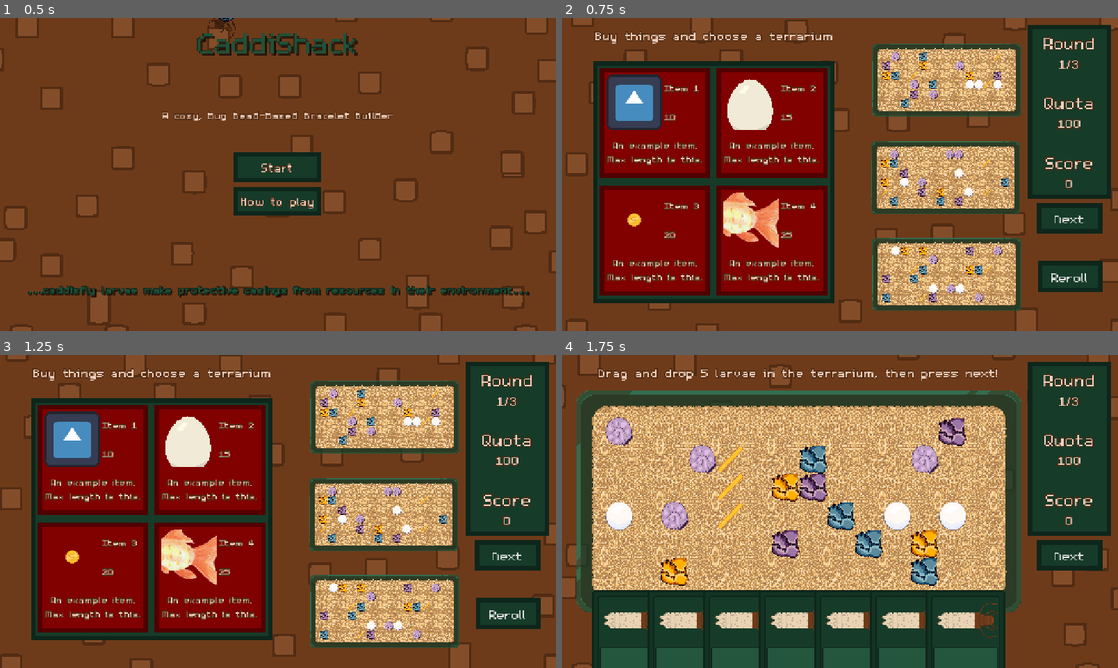
Above: before the commit, frames 1-4 (two rows, left to right).
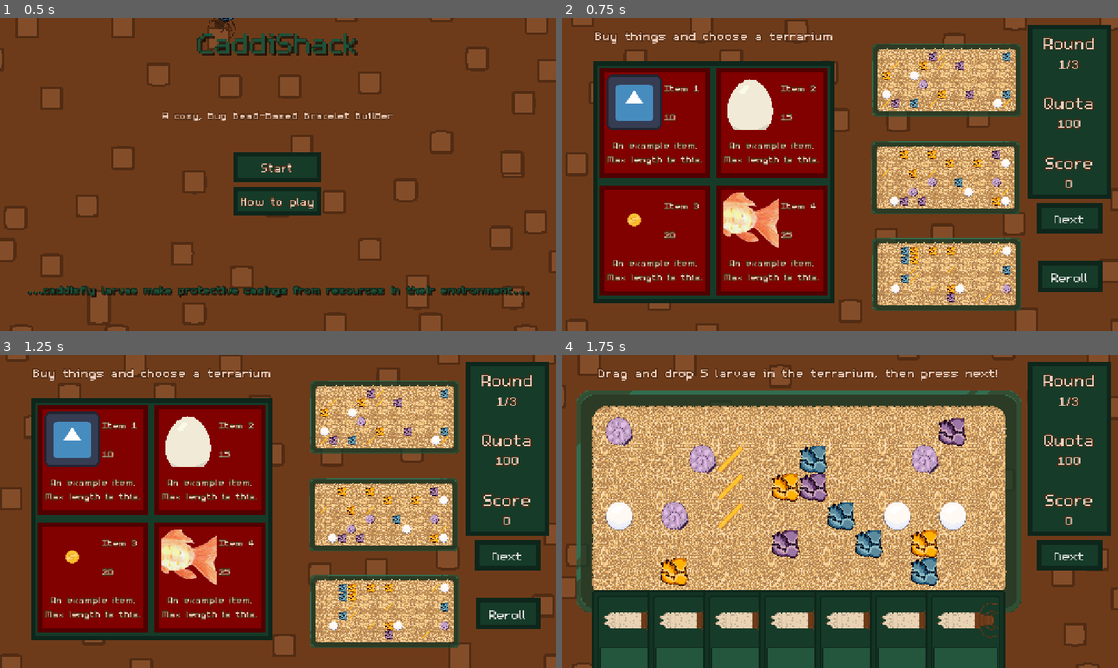
Above: after the commit, the same moments.

Repository: Splashy-Inc/caddishack
Game: Godot game, scene res://SCENES/screen_manager.tscn
Two runs of this game, one before a commit and one after it. Both use one fixed random seed, a clock stepped at 60 frames per second and the inputs below. The engine's default icon, where the game draws it, is replaced by a stand-in: a white triangle on a blue panel in a dark square.
Inputs:
- Up to frame 1 (0.5 s): no input
- Up to frame 2 (0.75 s): click "Start" at 0.5 s
- Up to frame 3 (1.25 s): no input
- Up to frame 4 (1.75 s): click "Next" at 1.25 s

Frame 1 is identical in both runs. In frame 2, 3.1% of the frame differs, in the area x 57-81%, y 10-91%; in frame 3, 3.1%; in frame 4, nothing differs.

Commit message:
Weighted randomized terrariums

Diff:
--- a/RESOURCES/new_terrarium.tres
+++ b/RESOURCES/new_terrarium.tres
@@ -1,9 +1,8 @@
-[gd_resource type="Resource" script_class="TerrariumInfo" load_steps=3 format=3 uid="uid://0glkldcau1dy"]
+[gd_resource type="Resource" script_class="TerrariumInfo" format=3 uid="uid://0glkldcau1dy"]
 
-[ext_resource type="Script" path="res://RESOURCES/material_info.gd" id="1_nah7q"]
-[ext_resource type="Script" path="res://RESOURCES/terrarium_info.gd" id="5_7udvv"]
+[ext_resource type="Script" uid="uid://dv7obe1357845" path="res://RESOURCES/material_info.gd" id="1_nah7q"]
+[ext_resource type="Script" uid="uid://qiyyftxmq7nx" path="res://RESOURCES/terrarium_info.gd" id="5_7udvv"]
 
 [resource]
 resource_local_to_scene = true
 script = ExtResource("5_7udvv")
-materials = Array[ExtResource("1_nah7q")]([])
--- a/RESOURCES/terrarium_info.gd
+++ b/RESOURCES/terrarium_info.gd
@@ -2,4 +2,35 @@
 
 class_name TerrariumInfo
 
+@export var sand_weights : Dictionary[SandMaterialInfo.SandColor, int] = {
+	SandMaterialInfo.SandColor.CYAN: 1,
+	SandMaterialInfo.SandColor.MAGENTA: 1,
+	SandMaterialInfo.SandColor.YELLOW: 1,
+}
+@export var charm_weights : Dictionary[SpecialMaterialInfo.SpecialType, int] = {
+	SpecialMaterialInfo.SpecialType.PEARL: 1,
+	SpecialMaterialInfo.SpecialType.SHELL: 1,
+	SpecialMaterialInfo.SpecialType.JIMMIE: 1,
+}
+
+@export var base_num_sand := 10
+@export var base_num_charm := 10
+
 @export var materials : Array[MaterialInfo]
+
+func randomize_materials(num_sand : int = base_num_sand, num_charm : int = base_num_charm) -> Array[MaterialInfo]:
+	var rng := RandomNumberGenerator.new()
+	var new_materials : Array[MaterialInfo]
+	for i in num_sand:
+		var new_sand := SandMaterialInfo.new()
+		new_sand.color = sand_weights.keys()[rng.rand_weighted(sand_weights.values())]
+		new_materials.append(new_sand)
+
+	for i in num_charm:
+		var new_charm := SpecialMaterialInfo.new()
+		new_charm.type = charm_weights.keys()[rng.rand_weighted(charm_weights.values())]
+		new_materials.append(new_charm)
+
+	materials = new_materials
+
+	return materials
--- a/SCENES/SHOP/shop_station.tscn
+++ b/SCENES/SHOP/shop_station.tscn
@@ -121,8 +121,9 @@
 texture_margin_right = 16.0
 texture_margin_bottom = 16.0
 
-[node name="Shop" type="Node" unique_id=1118303584]
+[node name="Shop" type="Node" unique_id=1118303584 node_paths=PackedStringArray("terrariums")]
 script = ExtResource("1_n8e4a")
+terrariums = [NodePath("Terrarium1"), NodePath("Terrarium2"), NodePath("Terrarium3")]
 
 [node name="Craft_station_background" parent="." unique_id=282271410 instance=ExtResource("2_ndlt6")]
 scroll_offset = Vector2(103, 73)
@@ -153,7 +154,7 @@
 theme_override_styles/hover = ExtResource("5_r8xvt")
 text = "Reroll"
 
-[node name="Terrarium" parent="." unique_id=1014177116 instance=ExtResource("6_4d8e5")]
+[node name="Terrarium1" parent="." unique_id=1014177116 instance=ExtResource("6_4d8e5")]
 position = Vector2(885, 591)
 scale = Vector2(0.333, 0.333)
 info = SubResource("Resource_4vdw3")
--- a/SCRIPTS/SHOP/shop_station.gd
+++ b/SCRIPTS/SHOP/shop_station.gd
@@ -2,9 +2,11 @@
 
 class_name ShopStation
 
+@export var terrariums : Array[Terrarium]
+
 # Called when the node enters the scene tree for the first time.
 func _ready() -> void:
-	pass
+	randomize_terrariums()
 
 # Called every frame. 'delta' is the elapsed time since the previous frame.
 func _process(delta: float) -> void:
@@ -12,3 +14,7 @@
 
 func _on_next_button_pressed() -> void:
 	ScreenEvents.request_screen(ScreenEvents.Screen.TERRARIUM)
+
+func randomize_terrariums():
+	for terrarium in terrariums:
+		terrarium.randomize_materials()
--- a/SCRIPTS/TERRARIUM/terrarium.gd
+++ b/SCRIPTS/TERRARIUM/terrarium.gd
@@ -38,7 +38,7 @@
 func spawn_material(material_info: MaterialInfo):
 	var new_material := Globals.generate_material(material_info)
 	material_layer.add_child(new_material)
-	# Commented the bloew pieces out as they were causing issues with randomization
+	# Commented the below pieces out as they were causing issues with randomization
 	#if material_info.cell == Vector2i.ZERO:
 	new_material.global_position = get_spawnable_material_cell_center()
 	material_info.cell = get_material_cell_at(new_material.global_position)
@@ -175,3 +175,7 @@
 
 func travel_to(new_target_transform: Transform2D):
 	target_transform = new_target_transform
+
+func randomize_materials():
+	info.randomize_materials()
+	generate_materials()
Not shown: 2 places in SCENES/TERRARIUM/larva.tscn that only renumber resources
